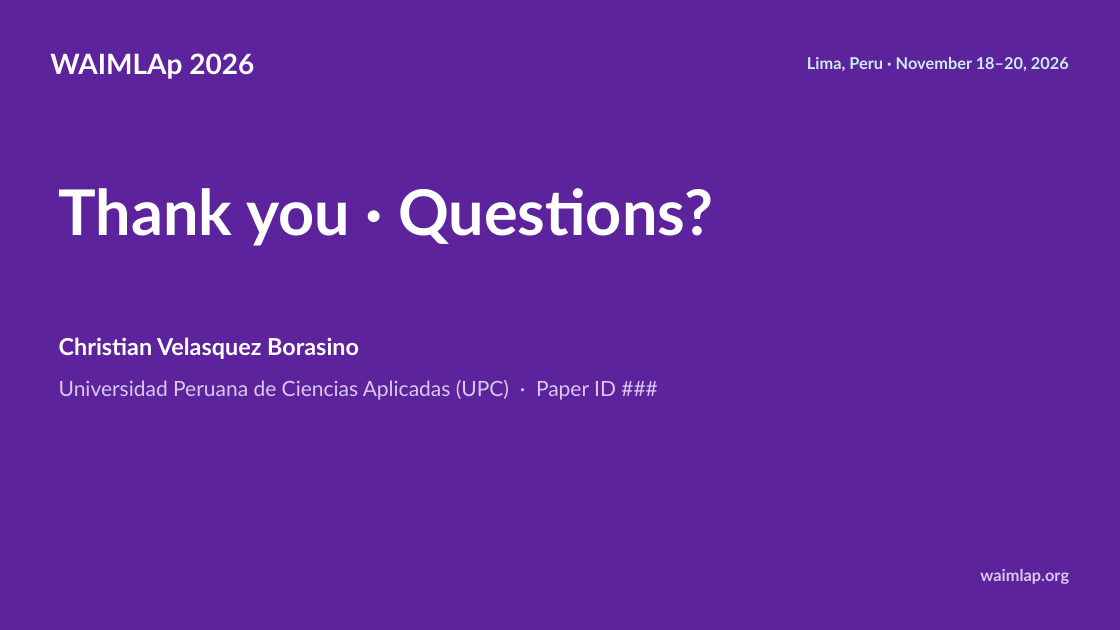
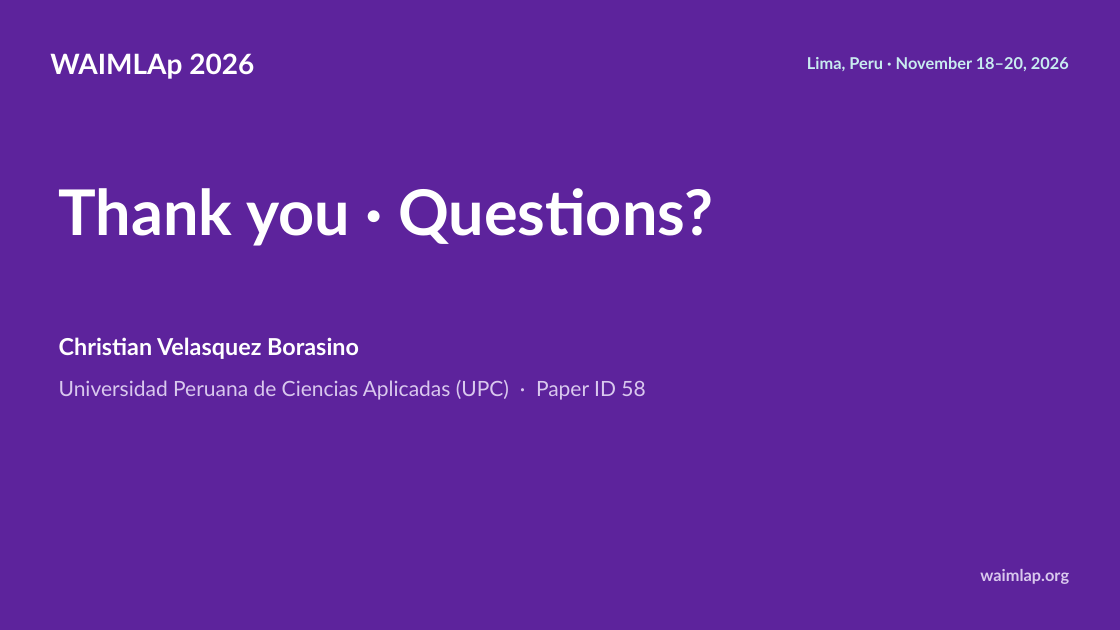
Before and after one commit to Percep3/Imitator, a slide deck: slide 11 of presentation/waimlap2026/imitator_waimlap2026.pptx. Drawn at 1120x630 pixels with LibreOffice and Linux fonts; fonts in the diff are those of the drawing; background and template pictures are left out. Boxes give left, top, right and bottom in pixels: in the first picture for what was removed or moved away, otherwise in the second. Text is boxed around its words. In the diff, an @@ line names an element or a change of style, - is before the commit and + after.

```diff
--- a/presentation/waimlap2026/imitator_waimlap2026.pptx
+++ b/presentation/waimlap2026/imitator_waimlap2026.pptx
@@ text at (59,380,645,400): text changed @@
-Universidad Peruana de Ciencias Aplicadas (UPC) · Paper ID ###
+Universidad Peruana de Ciencias Aplicadas (UPC) · Paper ID 58
```
Also in this commit, not shown: 1 other slide changed, 2 other files.
